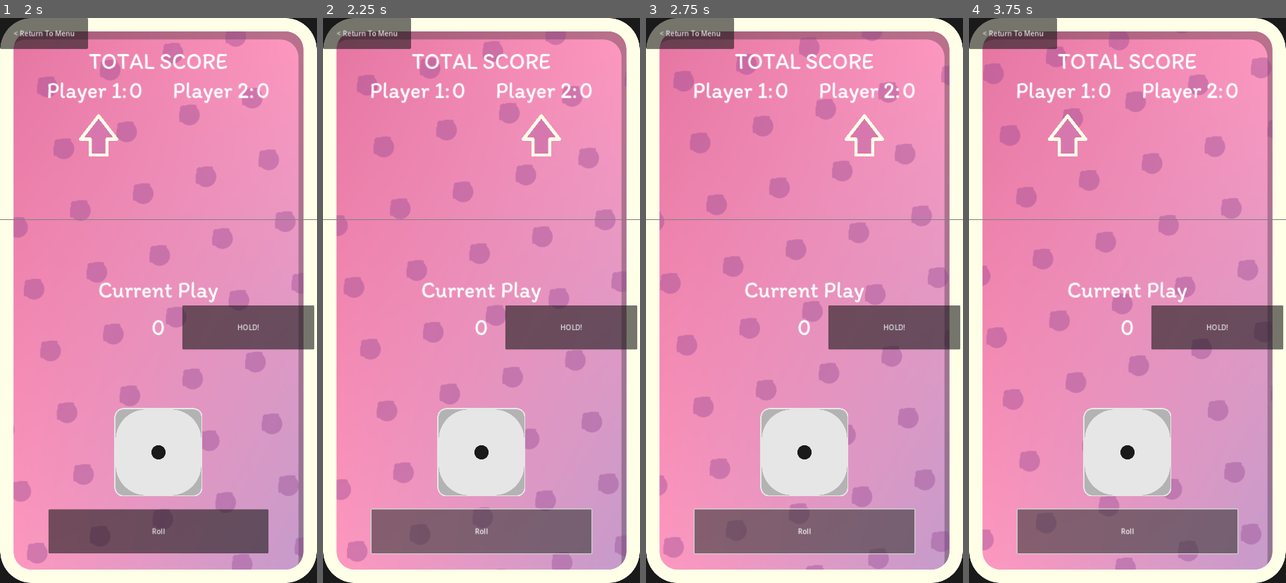
Above: before the commit, frames 1-4 (left to right).
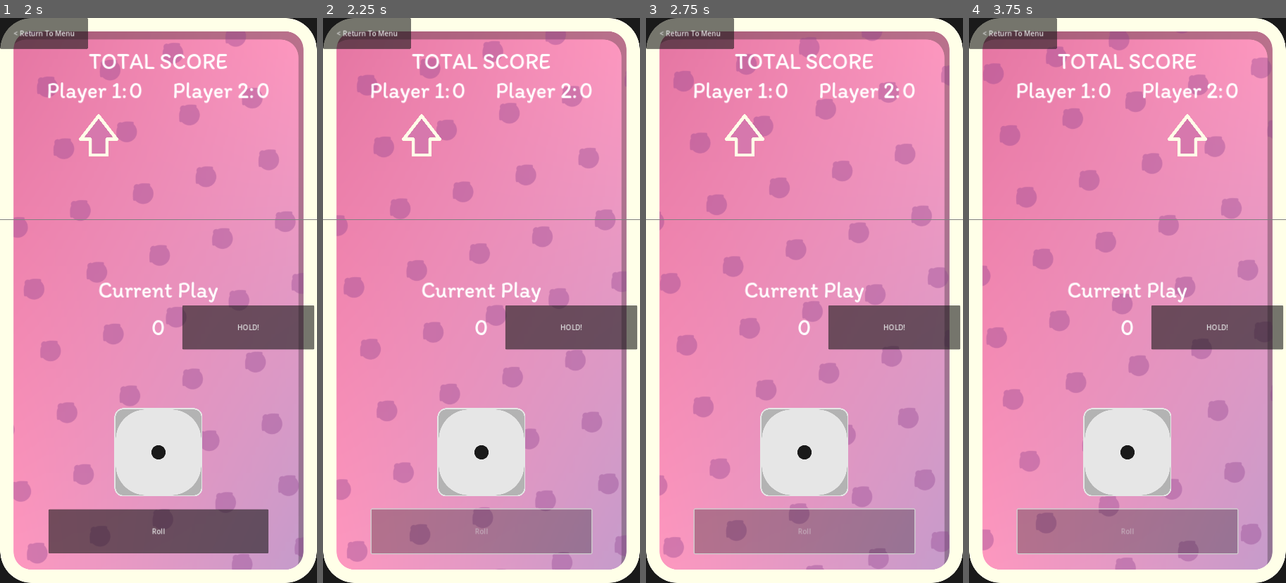
Above: after the commit, the same moments.

Repository: Ghigog/Cerdo
Game: Godot game, scene res://Scenes/app.tscn
Two runs of this game, one before a commit and one after it. Both use one fixed random seed, a clock stepped at 60 frames per second and the inputs below. Sound files missing from this copy of the repository are replaced by a short silence.
Inputs:
- Up to frame 1 (2 s): click "Play" at 0.5 s; click "Play" at 1.25 s
- Up to frame 2 (2.25 s): click "Roll" at 2 s
- Up to frame 3 (2.75 s): no input
- Up to frame 4 (3.75 s): click "HOLD!" at 2.75 s; click "Roll" at 3.5 s

Frame 1 is identical in both runs. In frame 2, 6.1% of the frame differs, in the area x 15-85%, y 17-95%; in frame 3, 6.1%; in frame 4, 6.1%.

Commit message:
Added one roll feedback

Diff:
--- a/Scenes/main.tscn
+++ b/Scenes/main.tscn
@@ -12,18 +12,29 @@
 [ext_resource type="AudioStream" uid="uid://doro1n6ccvhv6" path="res://Assets/Audio/Music/CerdoSongBass.wav" id="9_2hiwt"]
 [ext_resource type="AudioStream" uid="uid://7xb7d6clqmte" path="res://Assets/Audio/Music/CerdoSongBass2.wav" id="10_i0yn8"]
 
+[sub_resource type="Curve" id="Curve_0ayjm"]
+_data = [Vector2(0, 1), 0.0, 0.0, 0, 0, Vector2(1, 0), 0.0, 0.0, 0, 0]
+point_count = 2
+
+[sub_resource type="CurveTexture" id="CurveTexture_frvw1"]
+curve = SubResource("Curve_0ayjm")
+
 [sub_resource type="ParticleProcessMaterial" id="ParticleProcessMaterial_1mmcp"]
-emission_shape_scale = Vector3(20, 5, 1)
 emission_shape = 6
 emission_ring_axis = Vector3(0, 0, 1)
-emission_ring_height = 1.0
-emission_ring_radius = 3.0
-emission_ring_inner_radius = 2.0
+emission_ring_height = 0.0
+emission_ring_radius = 100.0
+emission_ring_inner_radius = 50.0
 direction = Vector3(0, -1, 0)
-initial_velocity_min = 50.0
-initial_velocity_max = 100.0
-gravity = Vector3(0, 98, 0)
-radial_accel_max = 140.0
+initial_velocity_min = 10.0
+initial_velocity_max = 50.0
+radial_velocity_min = 2.25
+radial_velocity_max = 100.0
+gravity = Vector3(0, 0, 0)
+radial_accel_min = 30.0
+radial_accel_max = 50.0
+scale_curve = SubResource("CurveTexture_frvw1")
+turbulence_enabled = true
 
 [node name="Main" type="Control"]
 layout_mode = 3
@@ -158,6 +169,28 @@
 expand_mode = 2
 stretch_mode = 4
 
+[node name="Control" type="Control" parent="CanvasLayer/VBoxContainer/CenterContainer/DiceTexture"]
+layout_mode = 1
+anchors_preset = 8
+anchor_left = 0.5
+anchor_top = 0.5
+anchor_right = 0.5
+anchor_bottom = 0.5
+grow_horizontal = 2
+grow_vertical = 2
+
+[node name="OneParticles" type="GPUParticles2D" parent="CanvasLayer/VBoxContainer/CenterContainer/DiceTexture/Control"]
+emitting = false
+amount = 400
+process_material = SubResource("ParticleProcessMaterial_1mmcp")
+texture = ExtResource("5_n0uwl")
+lifetime = 5.0
+one_shot = true
+speed_scale = 5.0
+explosiveness = 1.0
+trail_enabled = true
+trail_lifetime = 0.1
+
 [node name="RollButton" type="Button" parent="CanvasLayer/VBoxContainer"]
 custom_minimum_size = Vector2(500, 100)
 layout_mode = 2
@@ -177,6 +210,9 @@
 [node name="DelayTimer" type="Timer" parent="."]
 one_shot = true
 
+[node name="OneTimer" type="Timer" parent="."]
+one_shot = true
+
 [node name="TurnMusic" type="AudioStreamPlayer" parent="."]
 stream = ExtResource("6_1akw0")
 volume_db = 5.0
@@ -204,5 +240,6 @@
 [connection signal="pressed" from="CanvasLayer/Back" to="." method="_on_back_pressed"]
 [connection signal="timeout" from="Timer" to="." method="_on_timer_timeout"]
 [connection signal="timeout" from="DelayTimer" to="." method="hold_button_functionality"]
+[connection signal="timeout" from="OneTimer" to="." method="on_one_roll"]
 [connection signal="finished" from="TurnMusic" to="." method="_on_turn_music_finished"]
 [connection signal="finished" from="MainTune" to="." method="_on_main_tune_finished"]
--- a/Scripts/main.gd
+++ b/Scripts/main.gd
@@ -12,6 +12,7 @@
 
 @onready var timer = $Timer
 @onready var delay_timer = $DelayTimer
+@onready var one_timer = $OneTimer
 
 
 ## MUSIC
@@ -24,6 +25,7 @@
 
 ## EFFECTS
 @onready var hold_particles = $CanvasLayer/VBoxContainer/HBoxContainer2/HoldButton/Control/HoldParticles
+@onready var one_particles = $CanvasLayer/VBoxContainer/CenterContainer/DiceTexture/Control/OneParticles
 
 
 var music_stage: int
@@ -76,10 +78,18 @@
 	dice_texture.texture = dice_instance.getAsset(dice_value)
 	print(dice_value)
 	if dice_value == 1:
-		_swap_players()
+		one_timer.start()
+		one_particles.emitting = true
+		roll_button.disabled = true
 	else:
 		current_score += dice_value
 		current_score_label.text = str(current_score)
+
+
+func on_one_roll():
+	_swap_players()
+	one_particles.emitting = false
+	roll_button.disabled = false
 
 func _on_hold_button_pressed():
 	hold_button.disabled = true
Not shown: 1 places in Scenes/main.tscn that only renumber resources
